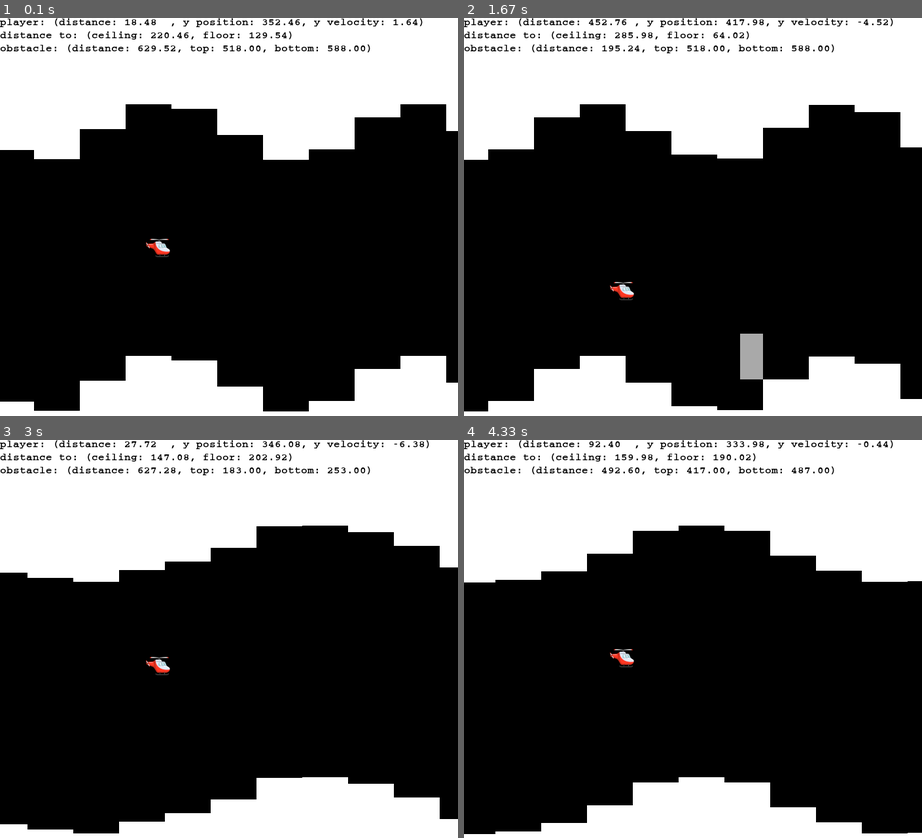
Above: before the commit, frames 1-4 (two rows, left to right).
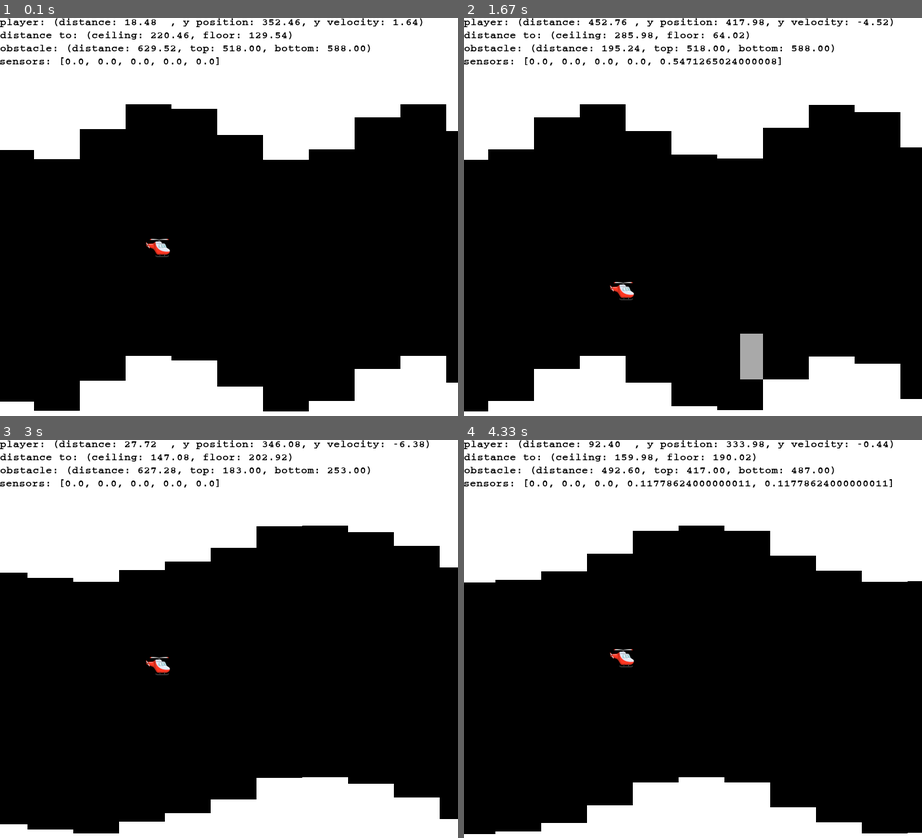
Above: after the commit, the same moments.

Repository: uzgit/helicopter-game
Game: pygame game, started from pixelcopter.py
The game is run twice, just before and just after one commit, with the same random seed, the same clock (stepped at 60 frames per second) and the same inputs.
Inputs:
- Up to frame 1 (0.1 s): no input
- Up to frame 2 (1.67 s): tap W at 0.33, 0.73, 1.03, 1.23, 1.57 s
- Up to frame 3 (3 s): tap W at 1.87, 2.07, 2.37, 2.63, 2.97 s
- Up to frame 4 (4.33 s): tap W at 3.27, 3.4, 3.8, 4.1 s

The runs differ from the first frame. In frame 1, 0.2% of the frame differs, in the area x 0-48%, y 9-12%; in frame 2, 0.4%; in frame 3, 0.2%; in frame 4, 0.6%, in the area x 0-94%, y 9-12%.

Commit message:
Fixed a problem with the sensors. Now the proper amount of sensor readings is created. Sensor readings are also scaled inversely to the distance to the next block.

Diff:
--- a/agents/neat_agent.py
+++ b/agents/neat_agent.py
@@ -10,7 +10,7 @@
 
     def __init__(self):
 
-        self.num_inputs = 11
+        self.num_inputs = 12
         self.num_outputs = 1
         self.initial_num_hidden_nodes = 0
         self.max_num_hidden_nodes = 10
@@ -40,7 +40,7 @@
         # normalized heights has 6 elements
         inputs = [normalized_height for normalized_height in game_state["normalized_heights"]]
 
-        # segments has 3 elements by default
+        # segments has 5 elements by default
         inputs += [segment for segment in game_state["segments"]]
 
         inputs.append(game_state["player_vel"] / 50)
--- a/pixelcopter.py
+++ b/pixelcopter.py
@@ -295,19 +295,25 @@
         current_terrain = pygame.sprite.spritecollide(
             self.player, self.terrain_group, False)[0]
 
-        scanner_height = 500 #pixels or something
+        scanner_height = 200 #pixels or something
         num_segments = 5
         segments = []
-        for i in range(num_segments - 1):
+        block_min = min_block.pos.y - min_block.height/2.0
+        block_max = min_block.pos.y + min_block.height/2.0
+        for i in range(num_segments):
             segment_bottom = (self.player.pos.y - scanner_height/2.0) + float(i) / num_segments * scanner_height
             segment_top = (self.player.pos.y - scanner_height/2.0) + float(i+1) / num_segments * scanner_height
 
-            segment_occupied = 0.0
-            if (min_block.pos.y <= segment_top and min_block.pos.y >= segment_bottom):
-                segment_occupied = 1.0
-            elif ((min_block.pos.y + min_block.height) <= segment_top and (min_block.pos.y + min_block.height) >= segment_bottom):
-                segment_occupied = 1.0
-            segments.append(segment_occupied)
+            segment_occupied = 0
+            if block_min <= segment_top and segment_top <= block_max:
+                segment_occupied = 1
+            elif block_min <= segment_bottom and segment_bottom <= block_max:
+                segment_occupied = 1
+            #if (min_block.pos.y <= segment_top and min_block.pos.y >= segment_bottom):
+            #    segment_occupied = 1.0
+            #elif ((min_block.pos.y - min_block.height) <= segment_top and (min_block.pos.y - min_block.height) >= segment_bottom):
+            #    segment_occupied = 1.0
+            segments.append(segment_occupied * ((1 - min_dist/750.0)**2))
 
         look_ahead = 3 # number of terrains (in front of copter) to get dist_to_ceil and dist_to_floor
         current_terrain_index = list(self.terrain_group).index(current_terrain)
@@ -534,7 +540,8 @@
     return "distance to: (ceiling: %-3.2f, floor: %3.2f)" %(status["player_dist_to_ceil"], status["player_dist_to_floor"])
 def display_status_line_3(status):
     return "obstacle: (distance: %3.2f, top: %3.2f, bottom: %3.2f)" %(status["next_gate_dist_to_player"], status["next_gate_block_top"], status["next_gate_block_bottom"])
-
+def display_status_line_4(status):
+    return "sensors: {}".format(status["segments"])
 #################################################################################################
 if __name__ == "__main__":
     import numpy as np
@@ -585,6 +592,7 @@
                 courier_font.render_to(game.screen, (0,  0), display_status_line_1(state), BLACK)
                 courier_font.render_to(game.screen, (0, 20), display_status_line_2(state), BLACK)
                 courier_font.render_to(game.screen, (0, 40), display_status_line_3(state), BLACK)
+                courier_font.render_to(game.screen, (0, 60), display_status_line_4(state), BLACK)
 
             # Animate
             if not arguments.quiet_mode:
Not shown, changed: champion.genome
